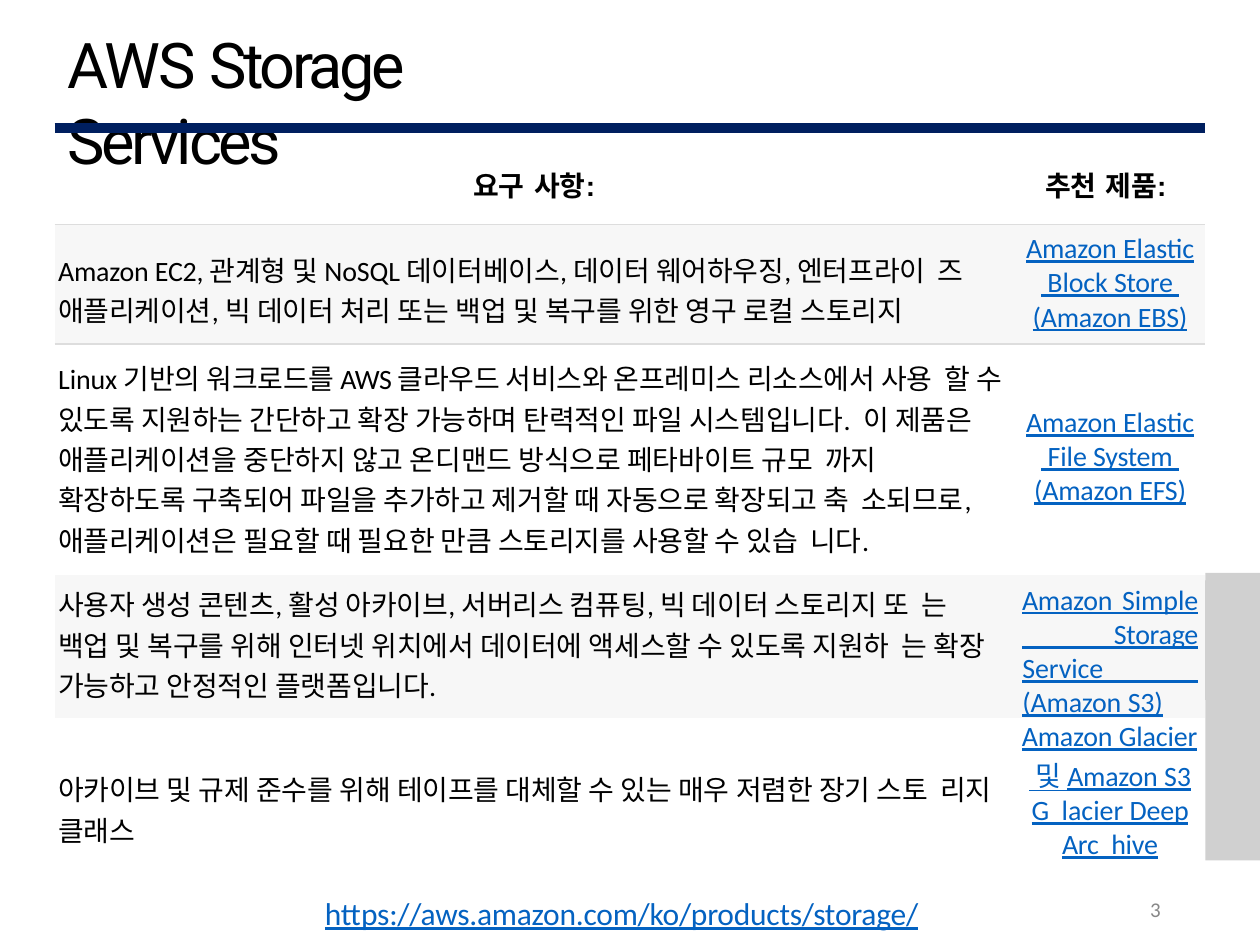
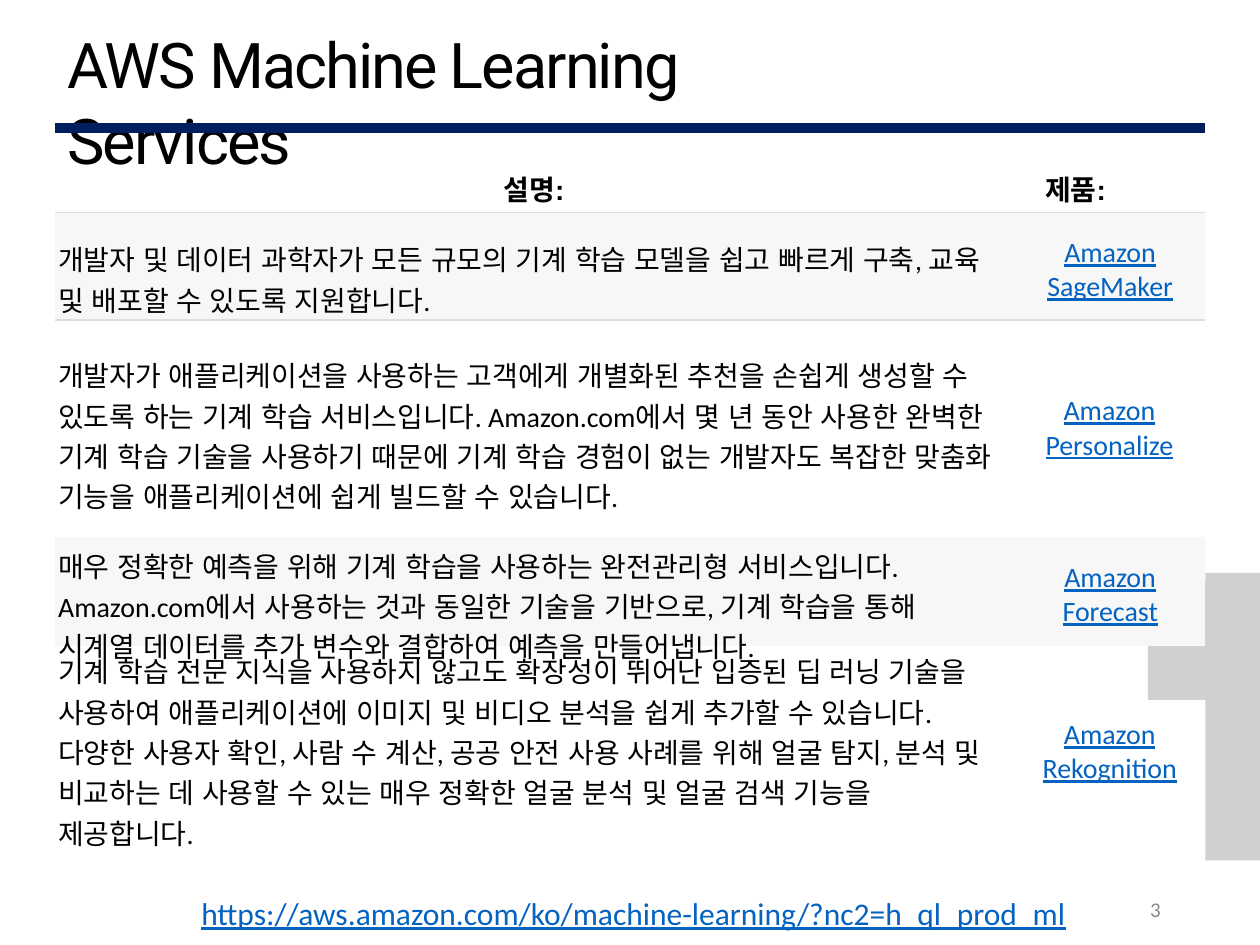
Before and after one commit to G0DCH/AWS_Rekognition_Slide, a slide deck: slide 3 of ppt/AWS Rekognition Slide.pptx. Drawn at 1260x945 pixels with LibreOffice and Linux fonts; fonts in the diff are those of the drawing; grey boxes stand for pictures. Boxes give left, top, right and bottom in pixels: in the first picture for what was removed or moved away, otherwise in the second. Text is boxed around its words. In the diff, an @@ line names an element or a change of style, - is before the commit and + after.

```diff
--- a/ppt/AWS Rekognition Slide.pptx
+++ b/ppt/AWS Rekognition Slide.pptx
@@ title at <box>67,40,680,165</box>: text changed @@
-AWS Storage Services
+AWS Machine Learning Services
@@ table at <box>54,129,1205,857</box> @@
-row 1, column 1: 요구 사항:
+row 1, column 1: 설명:
-row 1, column 2: 추천 제품:
+row 1, column 2: 제품:
-row 2, column 1: Amazon EC2, 관계형 및 NoSQL 데이터베이스, 데이터 웨어하우징, 엔터프라이 즈 애플리케이션, 빅 데이터 처리 또는 백업 및 복구를 위한 영구 로컬 스토리지
+row 2, column 1: 개발자 및 데이터 과학자가 모든 규모의 기계 학습 모델을 쉽고 빠르게 구축, 교육 및 배포할 수 있도록 지원합니다.
-row 2, column 2: Amazon Elastic Block Store (Amazon EBS)
+row 2, column 2: Amazon SageMaker
-row 3, column 1: Linux 기반의 워크로드를 AWS 클라우드 서비스와 온프레미스 리소스에서 사용 할 수 있도록 지원하는 간단하고 확장 가능하며 탄력적인 파일 시스템입니다. 이 제품은 애플리케이션을 중단하지 않고 온디맨드 방식으로 페타바이트 규모 까지 확장하도록 구축되어 파일을 추가하고 제거할 때 자동으로 확장되고 축 소되므로, 애플리케이션은 필요할 때 필요한 만큼 스토리지를 사용할 수 있습 니다.
+row 3, column 1: 개발자가 애플리케이션을 사용하는 고객에게 개별화된 추천을 손쉽게 생성할 수 있도록 하는 기계 학습 서비스입니다. Amazon.com에서 몇 년 동안 사용한 완벽한 기계 학습 기술을 사용하기 때문에 기계 학습 경험이 없는 개발자도 복잡한 맞춤화 기능을 애플리케이션에 쉽게 빌드할 수 있습니다.
-row 3, column 2: Amazon Elastic File System (Amazon EFS)
+row 3, column 2: Amazon Personalize
-row 4, column 1: 사용자 생성 콘텐츠, 활성 아카이브, 서버리스 컴퓨팅, 빅 데이터 스토리지 또 는 백업 및 복구를 위해 인터넷 위치에서 데이터에 액세스할 수 있도록 지원하 는 확장 가능하고 안정적인 플랫폼입니다.
+row 4, column 1: 매우 정확한 예측을 위해 기계 학습을 사용하는 완전관리형 서비스입니다. Amazon.com에서 사용하는 것과 동일한 기술을 기반으로, 기계 학습을 통해 시계열 데이터를 추가 변수와 결합하여 예측을 만들어냅니다.
-row 4, column 2: Amazon Simple Storage Service (Amazon S3)
+row 4, column 2: Amazon Forecast
-row 5, column 1: 아카이브 및 규제 준수를 위해 테이프를 대체할 수 있는 매우 저렴한 장기 스토 리지 클래스
+row 5, column 1: 기계 학습 전문 지식을 사용하지 않고도 확장성이 뛰어난 입증된 딥 러닝 기술을 사용하여 애플리케이션에 이미지 및 비디오 분석을 쉽게 추가할 수 있습니다. 다양한 사용자 확인, 사람 수 계산, 공공 안전 사용 사례를 위해 얼굴 탐지, 분석 및 비교하는 데 사용할 수 있는 매우 정확한 얼굴 분석 및 얼굴 검색 기능을 제공합니다.
-row 5, column 2: Amazon Glacier / 및 Amazon S3 G lacier Deep Arc hive
+row 5, column 2: Amazon Rekognition
@@ text at <box>201,903,1065,931</box>: text changed @@
-https://aws.amazon.com/ko/products/storage/
+https://aws.amazon.com/ko/machine-learning/?nc2=h_ql_prod_ml
```
Also in this commit, not shown: 3 other slides changed, 9 slides added, 11 slides removed.
